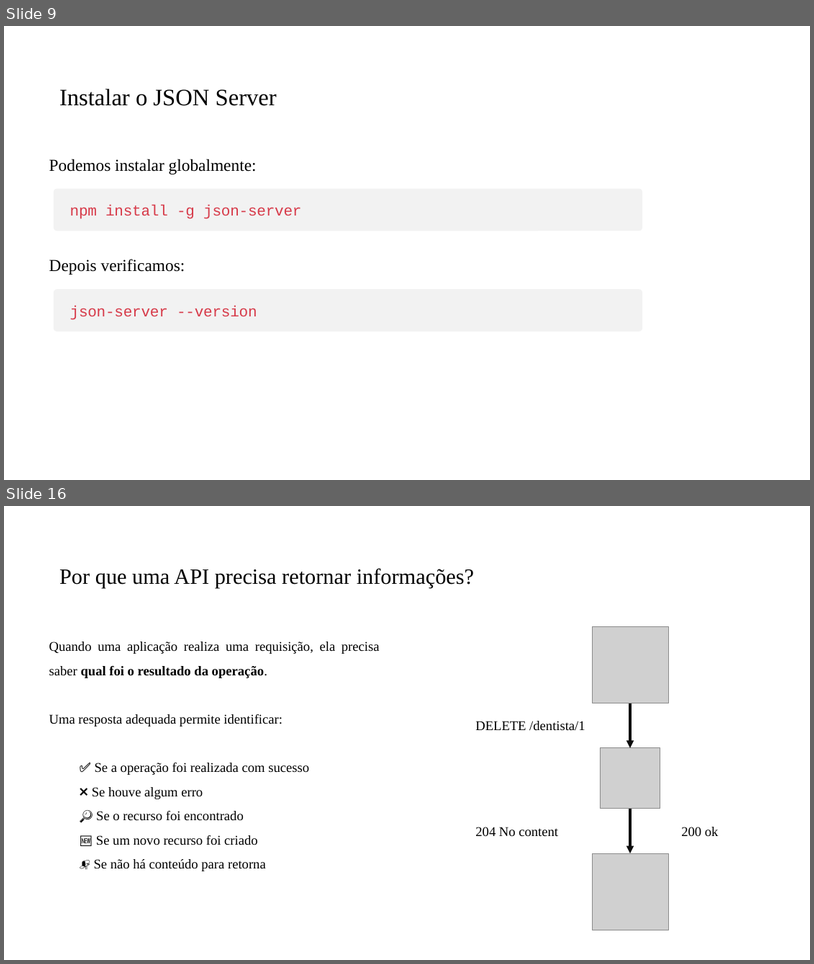
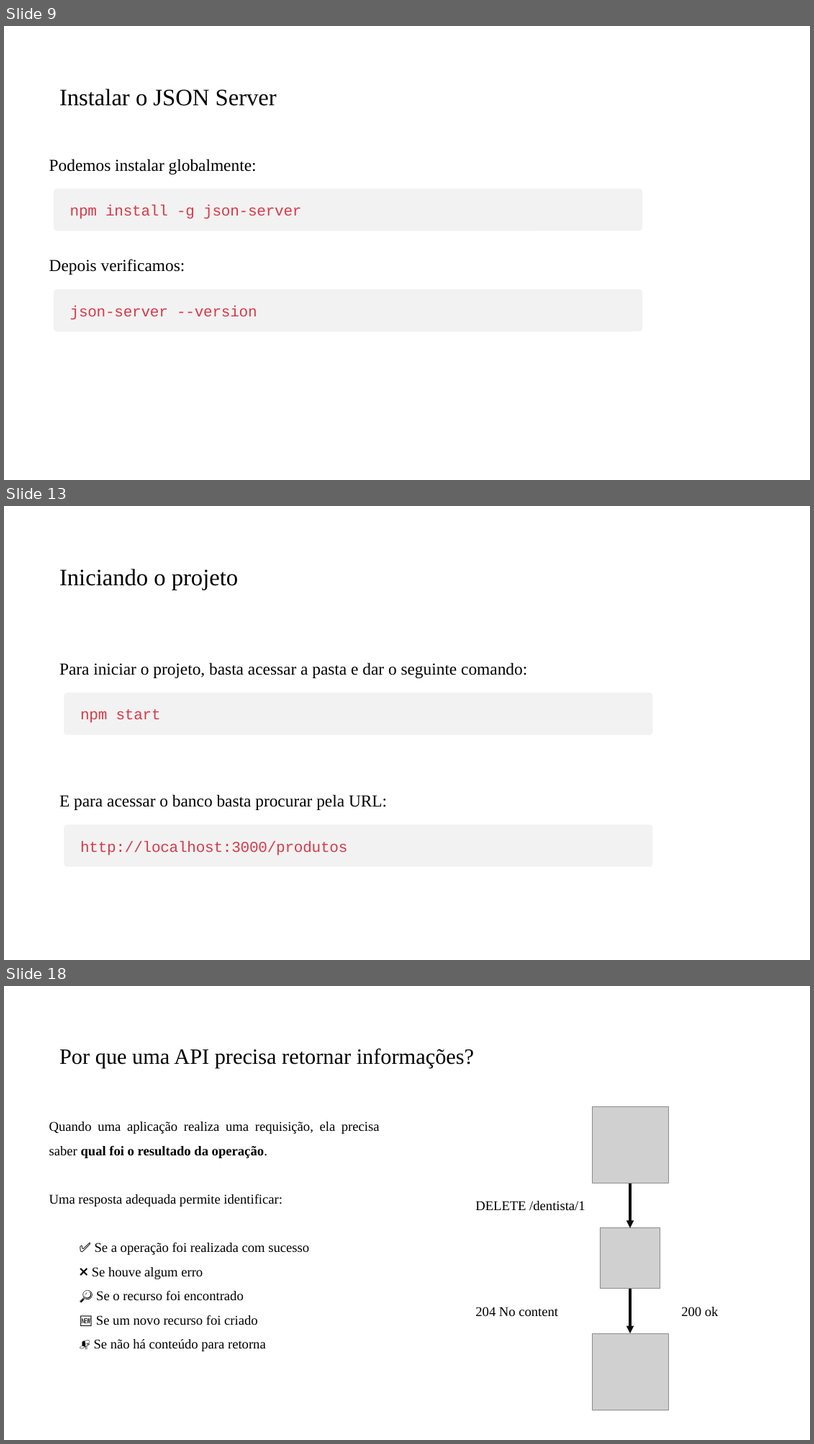
Before and after one commit to PedroMiho/UMC, a slide deck: SI/Programação para Internet/Módulo 2 - JavaScript/Aula03 - Implementado o CRUD/Implementando CRUD.pptx. Shown one above the other, each under a label of ours: slides 9 and 16 before the commit, slides 9, 13 and 18 after it; the slides between them are not shown. The pictures are 814x964 and 814x1444 pixels, drawn with LibreOffice and Linux fonts; fonts in the diff are those of the drawing; grey boxes stand for pictures; background and template pictures are left out. Boxes give left, top, right and bottom in pixels: in the first picture for what was removed or moved away, otherwise in the second. Text is boxed around its words. In the diff, an @@ line names an element or a change of style, - is before the commit and + after.

```diff
--- a/SI/Programação para Internet/Módulo 2 - JavaScript/Aula03 - Implementado o CRUD/Implementando CRUD.pptx
+++ b/SI/Programação para Internet/Módulo 2 - JavaScript/Aula03 - Implementado o CRUD/Implementando CRUD.pptx
@@ slide 13 added at [4,506,810,960], background #FFFFFF @@
@@ title added at [59,569,238,590], 28 pt, text #000000 @@
+Iniciando o projeto
@@ text added at [59,662,527,678], 20 pt, text #000000 @@
+Para iniciar o projeto, basta acessar a pasta e dar o seguinte comando:
@@ rounded rectangle added at [64,692,653,735], fill #F2F2F2 @@
@@ text added at [80,709,161,723], 18 pt, text #D73A49 @@
+npm start
@@ text added at [59,794,387,810], 20 pt, text #000000 @@
+E para acessar o banco basta procurar pela URL:
@@ rounded rectangle added at [64,824,653,867], fill #F2F2F2 @@
@@ text added at [80,841,347,855], 18 pt, text #D73A49 @@
+http://localhost:3000/produtos
@@ what was slide 16 is now slide 18 @@
```
Also in this commit, not shown: 1 slide changed, 4 other slides added, 3 slides removed, 1 other file.
